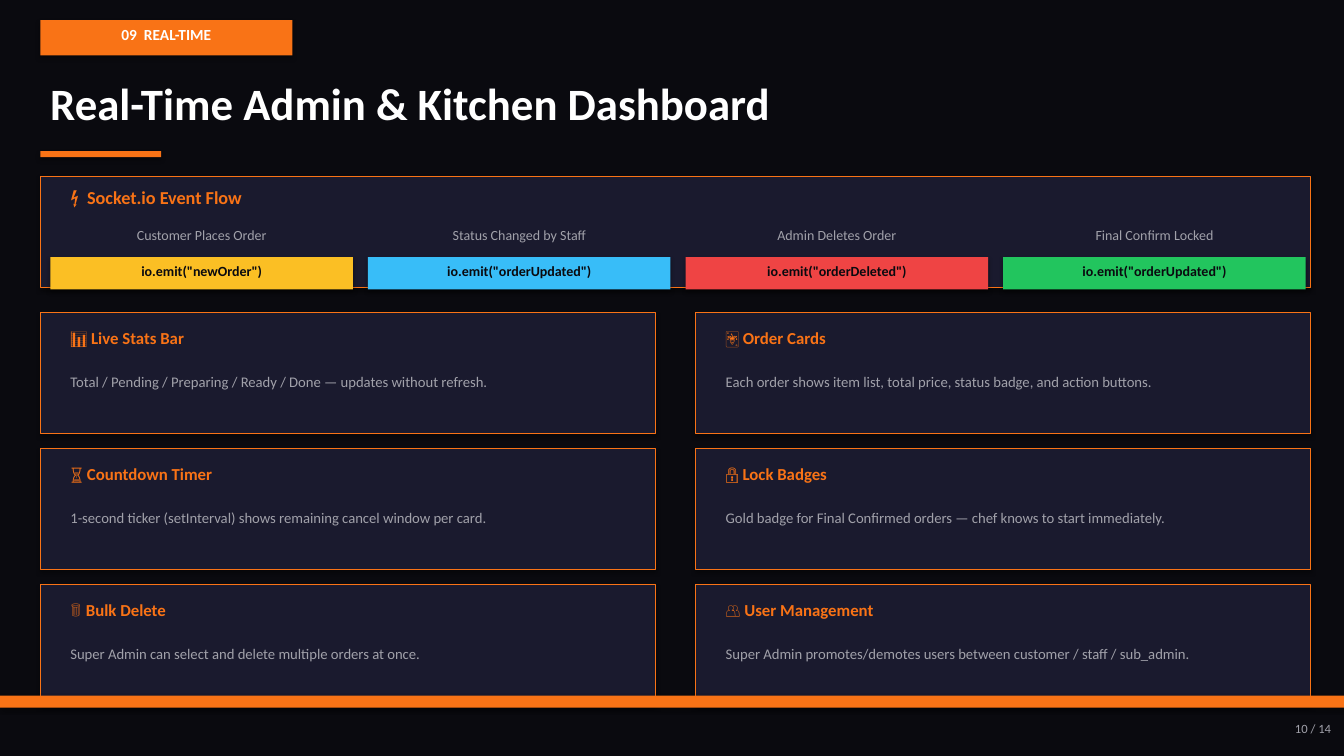
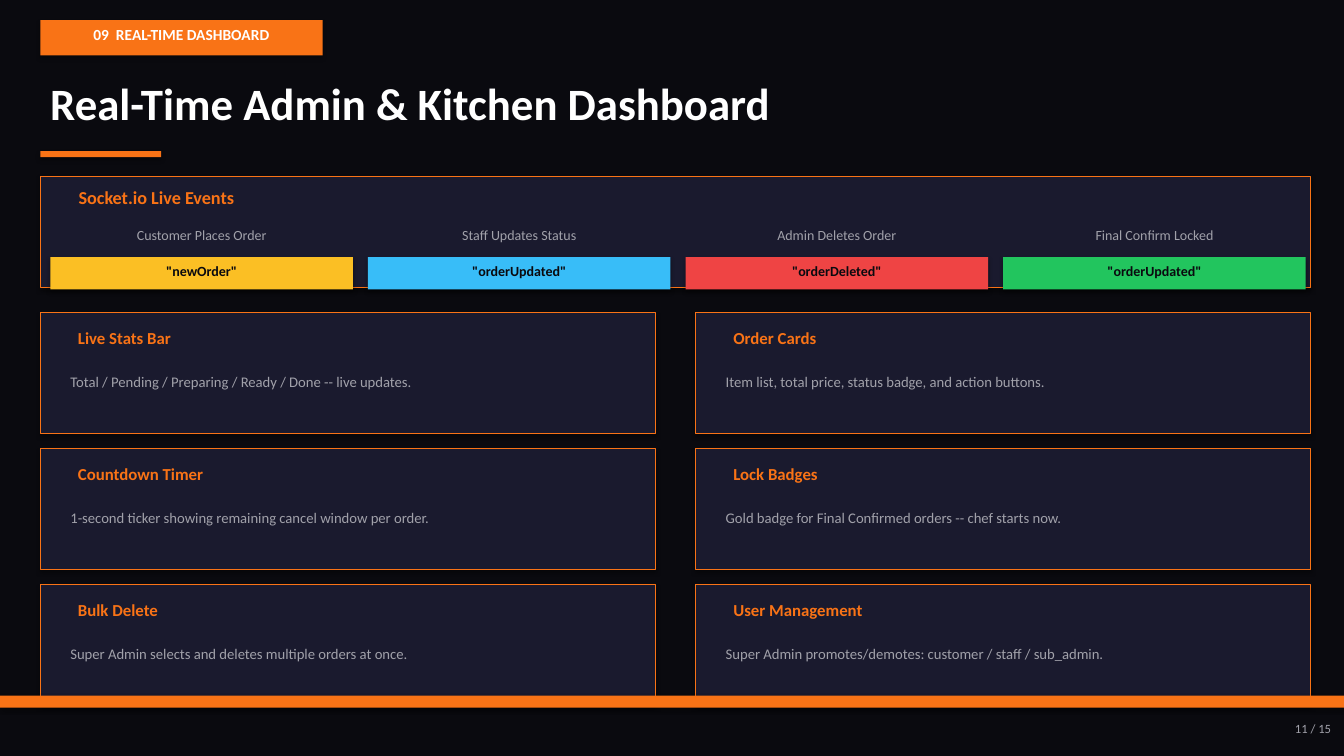
Before and after one commit to daniyalbettani/voice-restaurant-ai, a slide deck: slide 11 of VoiceBite_AI_Presentation.pptx (slide 10 before the commit). Drawn at 1344x756 pixels with LibreOffice and Linux fonts; fonts in the diff are those of the drawing. Boxes give left, top, right and bottom in pixels: in the first picture for what was removed or moved away, otherwise in the second. Text is boxed around its words. In the diff, an @@ line names an element or a change of style, - is before the commit and + after.

Commit message:
feat: add authentication context, modal component, and admin login page

```diff
--- a/VoiceBite_AI_Presentation.pptx
+++ b/VoiceBite_AI_Presentation.pptx
@@ rectangle: place and size @@
-rectangle at <box>40,20,292,55</box>
+rectangle at <box>40,20,323,55</box>
@@ text at <box>93,30,269,40</box>: text changed @@
-09 REAL-TIME
+09 REAL-TIME DASHBOARD
@@ text at <box>79,191,234,204</box>: text changed @@
-⚡ Socket.io Event Flow
+Socket.io Live Events
@@ text at <box>462,230,576,242</box>: text changed @@
-Status Changed by Staff
+Staff Updates Status
@@ text at <box>166,266,237,276</box>: text changed @@
-io.emit("newOrder")
+"newOrder"
@@ text at <box>472,266,566,279</box>: text changed @@
-io.emit("orderUpdated")
+"orderUpdated"
@@ text at <box>792,266,881,276</box>: text changed @@
-io.emit("orderDeleted")
+"orderDeleted"
@@ text at <box>1107,266,1201,278</box>: text changed @@
-io.emit("orderUpdated")
+"orderUpdated"
@@ text at <box>78,332,171,344</box>: text changed @@
-📊 Live Stats Bar
+Live Stats Bar
@@ text at <box>733,332,817,344</box>: text changed @@
-🃏 Order Cards
+Order Cards
@@ text at <box>70,377,411,390</box>: text changed @@
-Total / Pending / Preparing / Ready / Done — updates without refresh.
+Total / Pending / Preparing / Ready / Done -- live updates.
@@ text at <box>726,377,1044,390</box>: text changed @@
-Each order shows item list, total price, status badge, and action buttons.
+Item list, total price, status badge, and action buttons.
@@ text at <box>78,468,203,480</box>: text changed @@
-⏳ Countdown Timer
+Countdown Timer
@@ text at <box>733,468,818,483</box>: text changed @@
-🔒 Lock Badges
+Lock Badges
@@ text at <box>70,513,429,526</box>: text changed @@
-1-second ticker (setInterval) shows remaining cancel window per card.
+1-second ticker showing remaining cancel window per order.
@@ text at <box>726,513,1062,526</box>: text changed @@
-Gold badge for Final Confirmed orders — chef knows to start immediately.
+Gold badge for Final Confirmed orders -- chef starts now.
@@ text at <box>78,604,158,616</box>: text changed @@
-🗑️ Bulk Delete
+Bulk Delete
@@ text at <box>733,605,862,619</box>: text changed @@
-👥 User Management
+User Management
@@ text at <box>70,649,407,662</box>: text changed @@
-Super Admin can select and delete multiple orders at once.
+Super Admin selects and deletes multiple orders at once.
@@ text at <box>726,649,1103,662</box>: text changed @@
-Super Admin promotes/demotes users between customer / staff / sub_admin.
+Super Admin promotes/demotes: customer / staff / sub_admin.
@@ text at <box>1295,725,1331,733</box>: text changed @@
-10 / 14
+11 / 15
```
Also in this commit, not shown: 11 other slides changed, 3 slides added, 2 slides removed, 3 other files.
